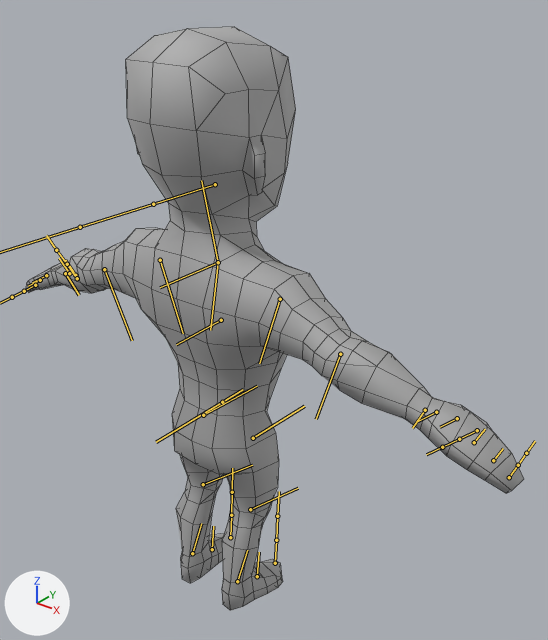
Two versions of the FBX model Thieves/Resources/FBX/Thief.fbx, one commit apart.
One viewpoint serves both versions: a camera (50 mm lens) standing at (1.162, -1.256, 1.653) and looking at (0.047, 0.139, 0.789). Arrows for +X, +Y and +Z are at lower left; the lights stay in place. The bones that bend it are drawn over the model as lines. Mesh edges are drawn as thin lines.

Names of what the first picture shows: 'Thief'.
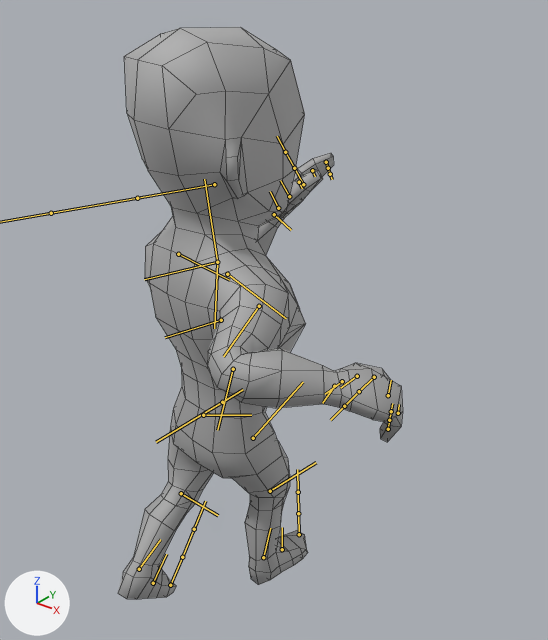
The newer file adds an action. The first version stands in its rest pose; the second is drawn at frame 1 of the action 'Armature|Armature|Armature|Attack'.

What differs and where, as boxes (x1, y1, x2, y2) in the pictures (548 x 640 px):
'Thief', posed (43% narrower)
    before: (26, 27, 524, 610)
    after: (118, 27, 403, 600)
bone 'Chest', root to tip
    before: (221, 320) to (176, 344)
    after: (221, 320) to (165, 337)
bone 'Arm_R', root to tip
    before: (280, 299) to (259, 363)
    after: (259, 306) to (223, 356)
bone 'ForeArm_R', root to tip
    before: (340, 354) to (316, 419)
    after: (233, 369) to (217, 430)
bone 'Thumb_R_3', root to tip
    before: (477, 430) to (459, 439)
    after: (374, 377) to (359, 391)
bone 'Fingers_R_1', root to tip
    before: (474, 442) to (485, 429)
    after: (388, 395) to (391, 380)
bone 'Fingers_R_2', root to tip
    before: (493, 460) to (503, 448)
    after: (398, 413) to (399, 404)
bone 'Arm_L', root to tip
    before: (160, 260) to (183, 333)
    after: (178, 254) to (229, 280)
bone 'ForeArm_L', root to tip
    before: (104, 269) to (132, 340)
    after: (227, 274) to (286, 318)
bone 'UpLeg_R', root to tip
    before: (253, 438) to (304, 406)
    after: (253, 438) to (303, 382)
bone 'Leg_R', root to tip
    before: (250, 509) to (298, 488)
    after: (270, 491) to (316, 462)
bone 'UpLeg_L', root to tip
    before: (203, 415) to (257, 386)
    after: (203, 415) to (251, 415)
bone 'Leg_L', root to tip
    before: (203, 484) to (252, 465)
    after: (181, 493) to (218, 515)

The change in detail:
Bone 'Chest' (bone_chest) turns from (0, 0, 0) to (-18, 0, 0) degrees about its own x, y and z.
Bone 'Arm_R' (bone_arm_r) turns from (0, 0, 0) to (-16, 38, 3) degrees about its own x, y and z.
Bone 'ForeArm_R' (bone_forearm_r) turns from (0, 0, 0) to (87, -79, -89) degrees about its own x, y and z.
Bone 'Thumb_R_3' (bone_thumb_r_3) turns from (0, 0, 0) to (-12, 41, -8) degrees about its own x, y and z.
Bone 'Fingers_R_1' (bone_fingers_r_1) turns from (0, 0, 0) to (-8, 34, -18) degrees about its own x, y and z.
Bone 'Fingers_R_2' (bone_fingers_r_2) turns from (0, 0, 0) to (-9, 42, -21) degrees about its own x, y and z.
Bone 'Arm_L' (bone_arm_l) turns from (0, 0, 0) to (-4, 60, 65) degrees about its own x, y and z.
Bone 'ForeArm_L' (bone_forearm_l) turns from (0, 0, 0) to (47, 64, 23) degrees about its own x, y and z.
Bone 'UpLeg_R' (bone_upleg_r) turns from (0, 0, 0) to (0, 0, 22) degrees about its own x, y and z.
Bone 'Leg_R' (bone_leg_r) turns from (0, 0, 0) to (0, 0, -14) degrees about its own x, y and z.
Bone 'UpLeg_L' (bone_upleg_l) turns from (0, 0, 0) to (0, -1, -24) degrees about its own x, y and z.
Bone 'Leg_L' (bone_leg_l) turns from (0, 0, 0) to (0, 0, -11) degrees about its own x, y and z.
